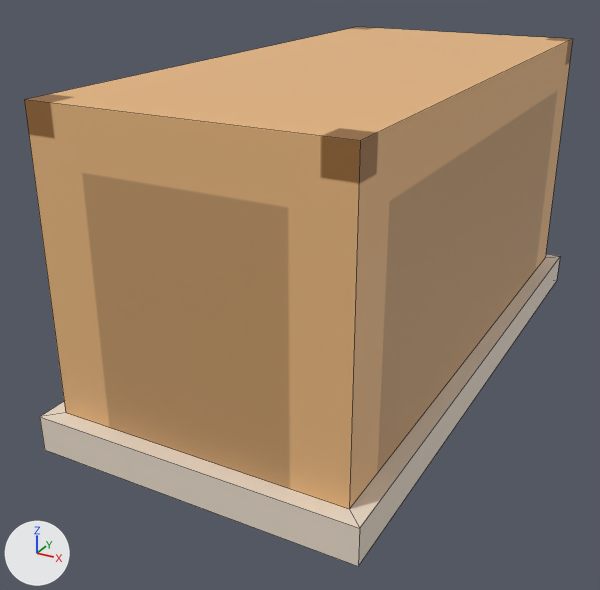
A saved change to the FBX model Assets/Models/Environment/Pedestals/PedestalOneLong.fbx.
Camera for both pictures: a camera (50 mm lens) standing at (2.25, -4.84, 2.76) and looking at (-0.22, -0.36, 0.52). Lighting does not change. The marker at lower left points along +X, +Y and +Z. The first picture is the older version. Mesh edges are drawn as thin lines.

The first picture shows 'PedestalOne'.
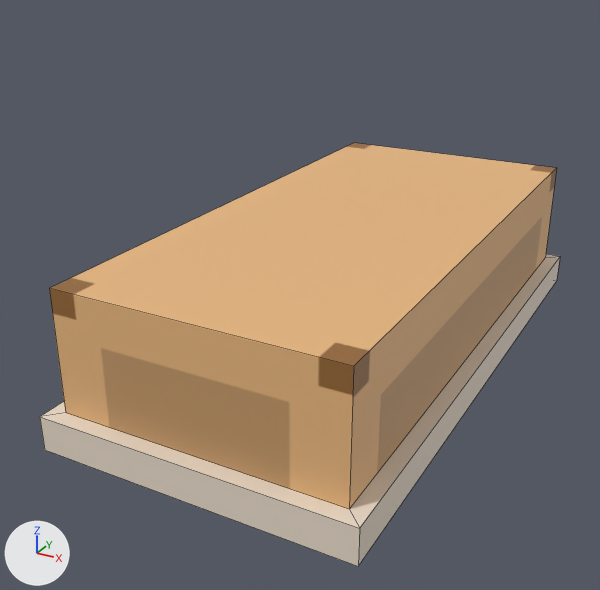
Edits to the bpy script that builds the scene:
```text
Change me_cube_002:
    used by ob_pedestalone; location = (0.0, 0.0, 0.0)
    before: 0 (0.9, 1.9, 2.0) at pixel (572, 38), 2 (0.9, -1.9, 2.0) at pixel (360, 140), 4 (-0.9, 1.9, 2.0) at pixel (357, 26), 6 (-0.9, -1.9, 2.0) at pixel (24, 99)
    remove me_cube_002.from_pydata(...)  # 16 vertices, 14 faces; spans x -1.0..1.0, y -2.0..2.0, z 0.0..2.0
    add me_cube_002.from_pydata(...)  # 16 vertices, 14 faces; spans x -1.0..1.0, y -2.0..2.0, z 0.0..1.0
    me_cube_002 part 1
    add for i in [0, 2, 4, 6]: me_cube_002.vertices[i].co += Vector((0.0, 0.0, -1.0))
```

Changed parts and their boxes [x1, y1, x2, y2] in the pictures (600 x 590 px; the box of a moved part takes in the faces that stretch with it):
'PedestalOne', reshaped (21% shorter)
    before: [25, 27, 573, 566]
    after: [40, 143, 560, 566]
part 1 of me_cube_002, moved or reshaped
    before: [25, 27, 573, 455]
    after: [49, 143, 557, 455]
